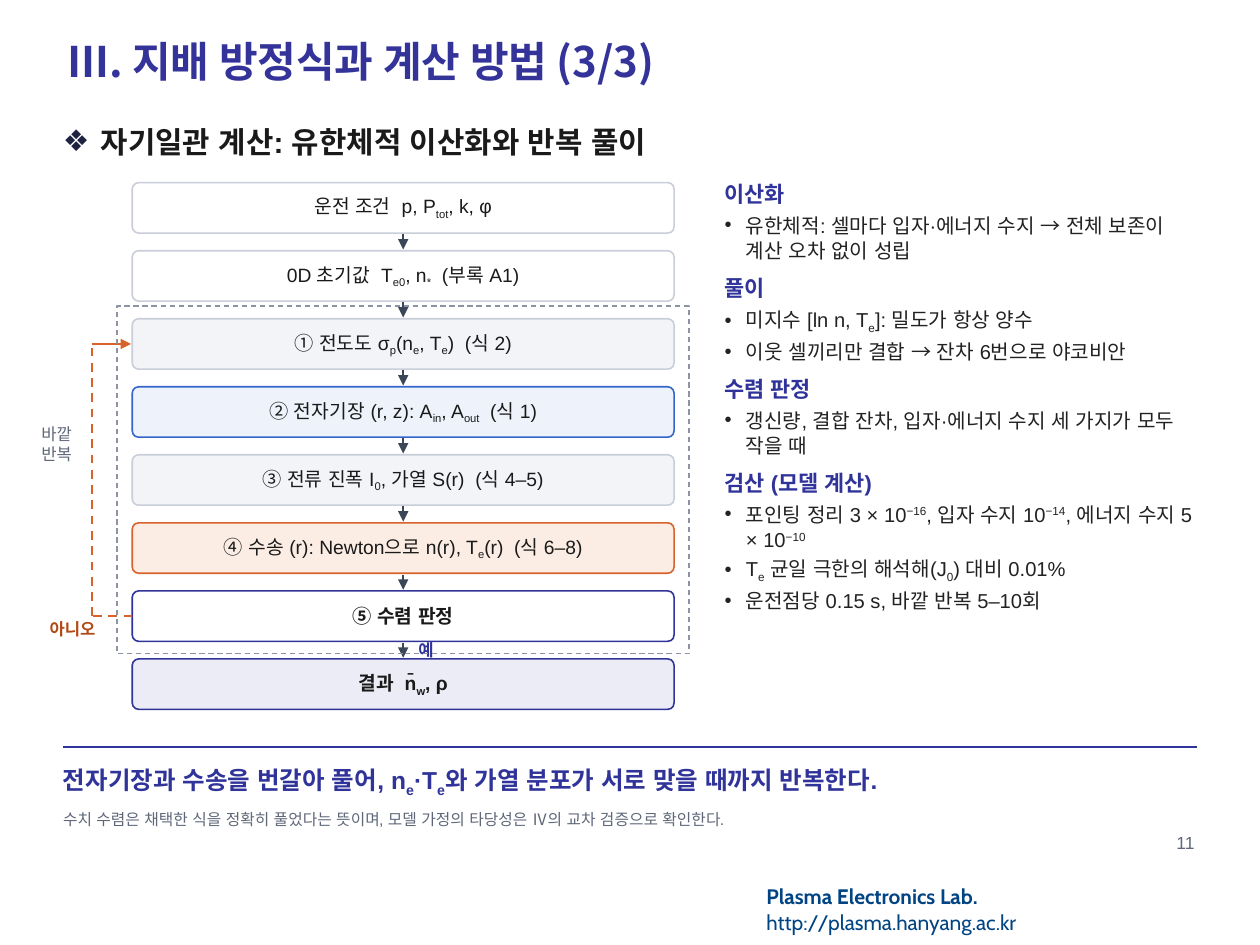
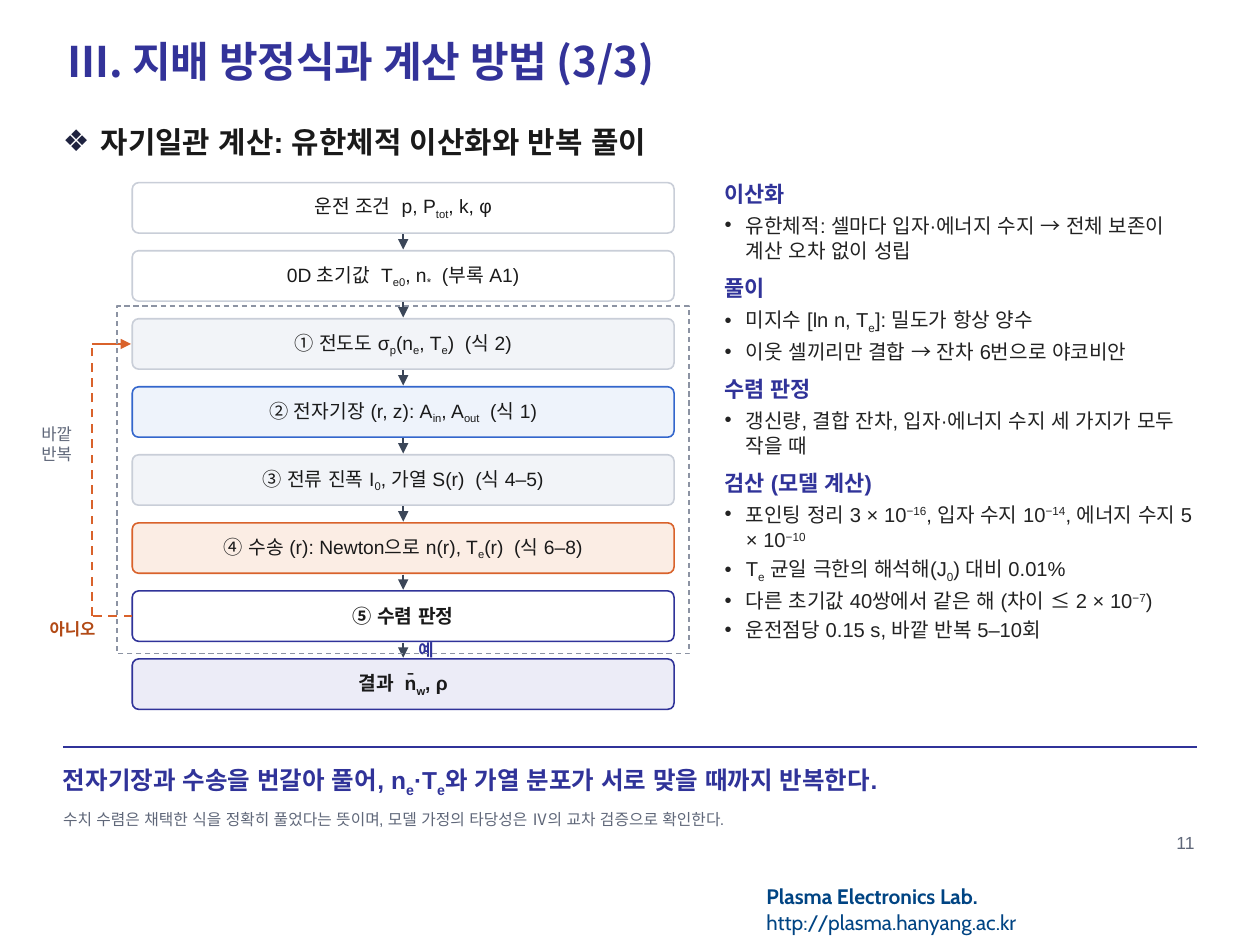
Before and after one commit to garlicjam-pyo/plasma, a slide deck: slide 11 of presentations/1차발표_피드백반영판.pptx. Drawn at 1260x945 pixels with LibreOffice and Linux fonts; fonts in the diff are those of the drawing; background and template pictures are left out. Boxes give left, top, right and bottom in pixels: in the first picture for what was removed or moved away, otherwise in the second. Text is boxed around its words. In the diff, an @@ line names an element or a change of style, - is before the commit and + after.

```diff
--- a/presentations/1차발표_피드백반영판.pptx
+++ b/presentations/1차발표_피드백반영판.pptx
@@ text at (x1=746, y1=591, x2=1145, y2=612): paragraph added @@
+• 다른 초기값 40쌍에서 같은 해 (차이 ≤ 2 × 10−7)
```
Also in this commit, not shown: 7 other slides changed, 7 other files.
